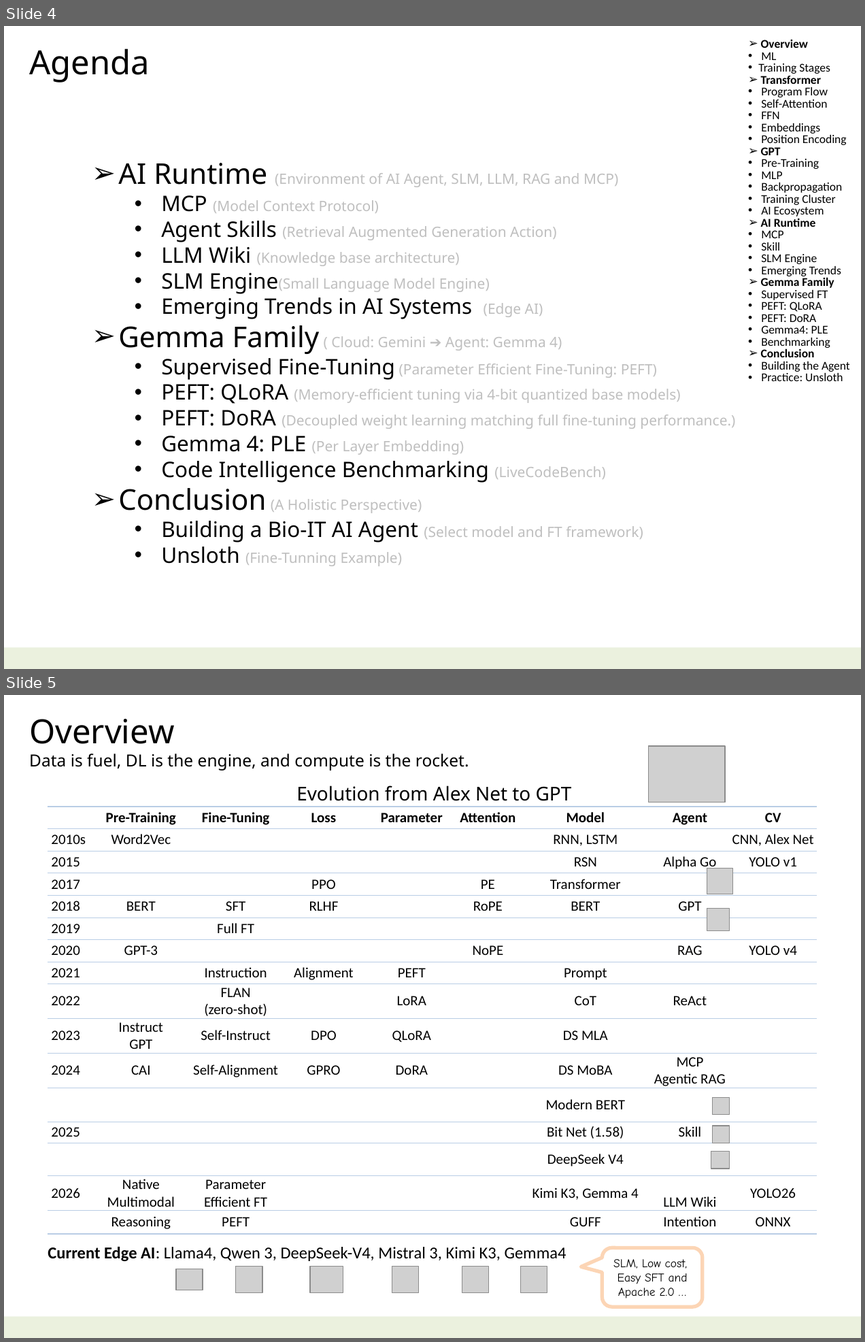
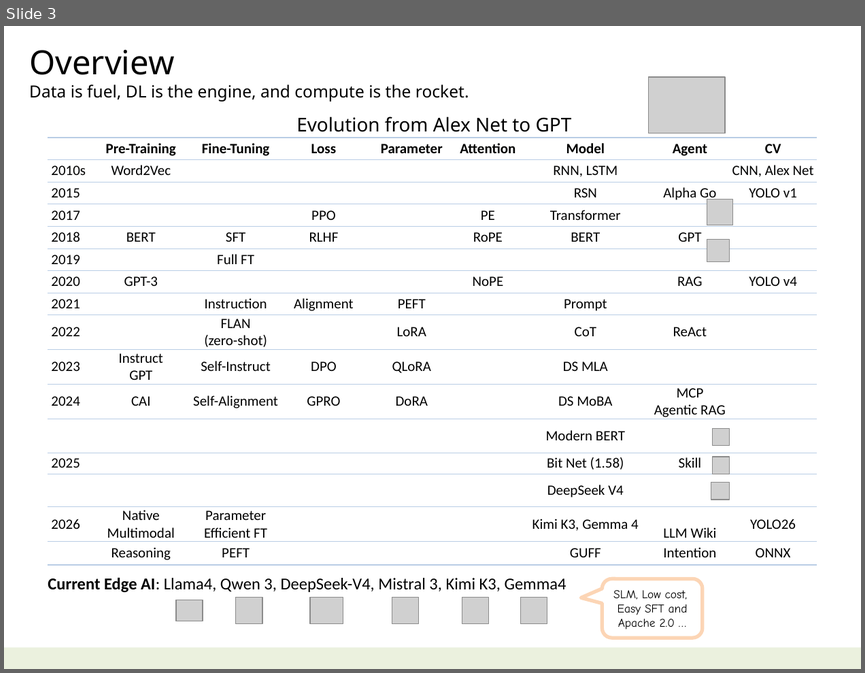
Before and after one commit to navibator/crazy-ai, a slide deck: ai-gemma.pptx. Shown one above the other, each under a label of ours: slides 4 and 5 before the commit, slide 3 after it. The pictures are 865x1342 and 865x673 pixels, drawn with LibreOffice and Linux fonts; fonts in the diff are those of the drawing; grey boxes stand for pictures. Boxes give left, top, right and bottom in pixels: in the first picture for what was removed or moved away, otherwise in the second. Text is boxed around its words. In the diff, an @@ line names an element or a change of style, - is before the commit and + after.

```diff
--- a/ai-gemma.pptx
+++ b/ai-gemma.pptx
@@ slide 4 removed at bbox=[4, 26, 861, 669], background #FFFFFF; not listed: 1 template element that a slide beside it also shows @@
@@ text removed at bbox=[758, 39, 850, 381] @@
-➢ Overview
-      • ML
-    • Training Stages
-➢ Transformer
-    • Program Flow
-    • Self-Attention
-    • FFN
-    • Embeddings
-    • Position Encoding
-➢ GPT
-    • Pre-Training
-    • MLP
-    • Backpropagation
-    • Training Cluster
-    • AI Ecosystem
-➢ AI Runtime
-    • MCP
-    • Skill
-    • SLM Engine
-    • Emerging Trends
-➢ Gemma Family
-    • Supervised FT
-    • PEFT: QLoRA
-    • PEFT: DoRA
-    • Gemma4: PLE
-    • Benchmarking
-➢ Conclusion
-    • Building the Agent
-    • Practice: Unsloth
@@ text removed at bbox=[29, 48, 150, 82] @@
-Agenda
@@ text removed at bbox=[118, 163, 735, 566] @@
-➢ AI Runtime (Environment of AI Agent, SLM, LLM, RAG and MCP)
-  • MCP (Model Context Protocol)
-  • Agent Skills (Retrieval Augmented Generation Action)
-  • LLM Wiki (Knowledge base architecture)
-  • SLM Engine(Small Language Model Engine)
-  • Emerging Trends in AI Systems (Edge AI)
-➢ Gemma Family ( Cloud: Gemini ➔ Agent: Gemma 4)
-  • Supervised Fine-Tuning (Parameter Efficient Fine-Tuning: PEFT)
-  • PEFT: QLoRA (Memory-efficient tuning via 4-bit quantized base models)
-  • PEFT: DoRA (Decoupled weight learning matching full fine-tuning performance.)
-  • Gemma 4: PLE (Per Layer Embedding)
-  • Code Intelligence Benchmarking (LiveCodeBench)
-➢ Conclusion (A Holistic Perspective)
-  • Building a Bio-IT AI Agent (Select model and FT framework)
-  • Unsloth (Fine-Tunning Example)
@@ what was slide 5 is now slide 3 @@
```
Also in this commit, not shown: 5 slides changed, 2 other slides removed.
